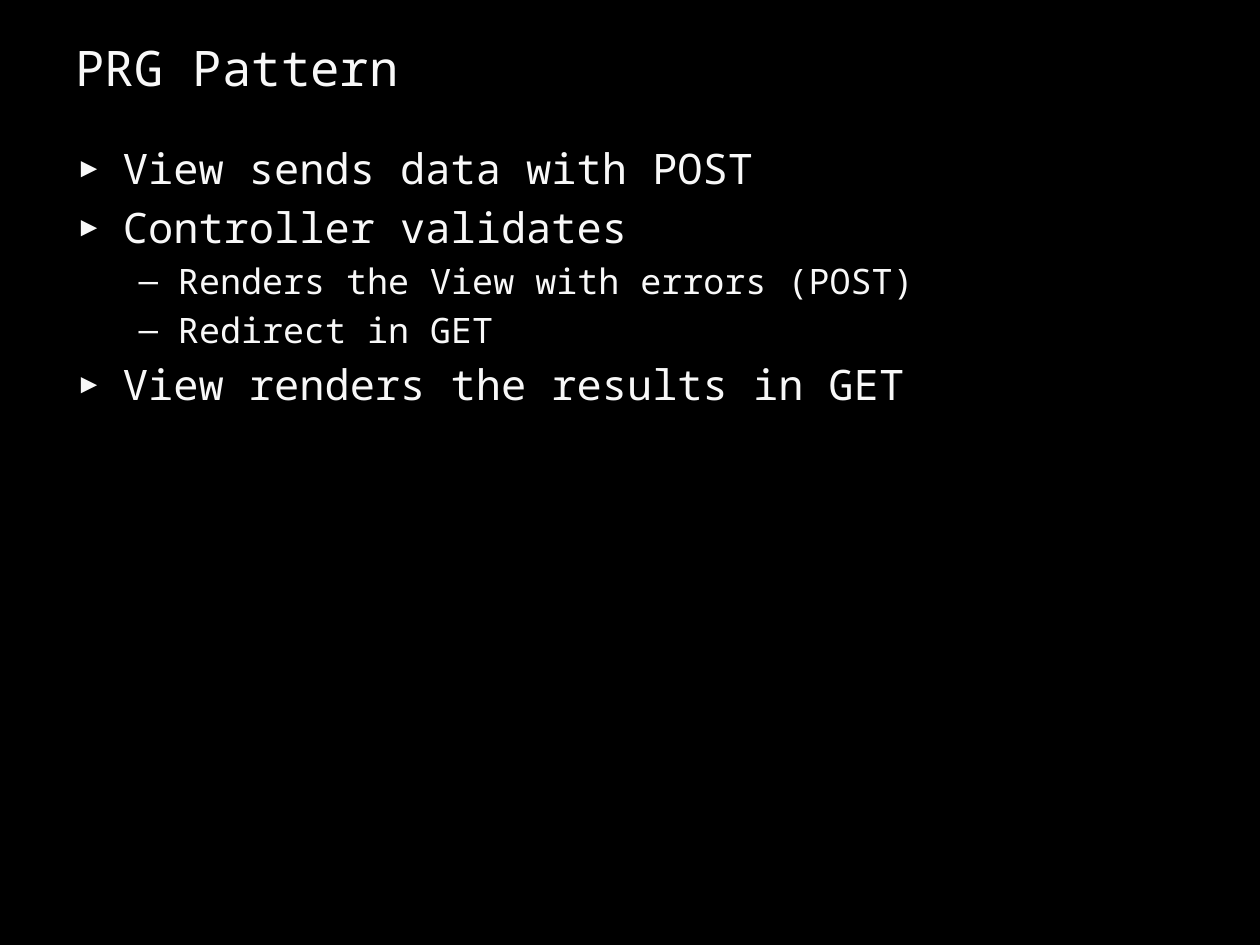
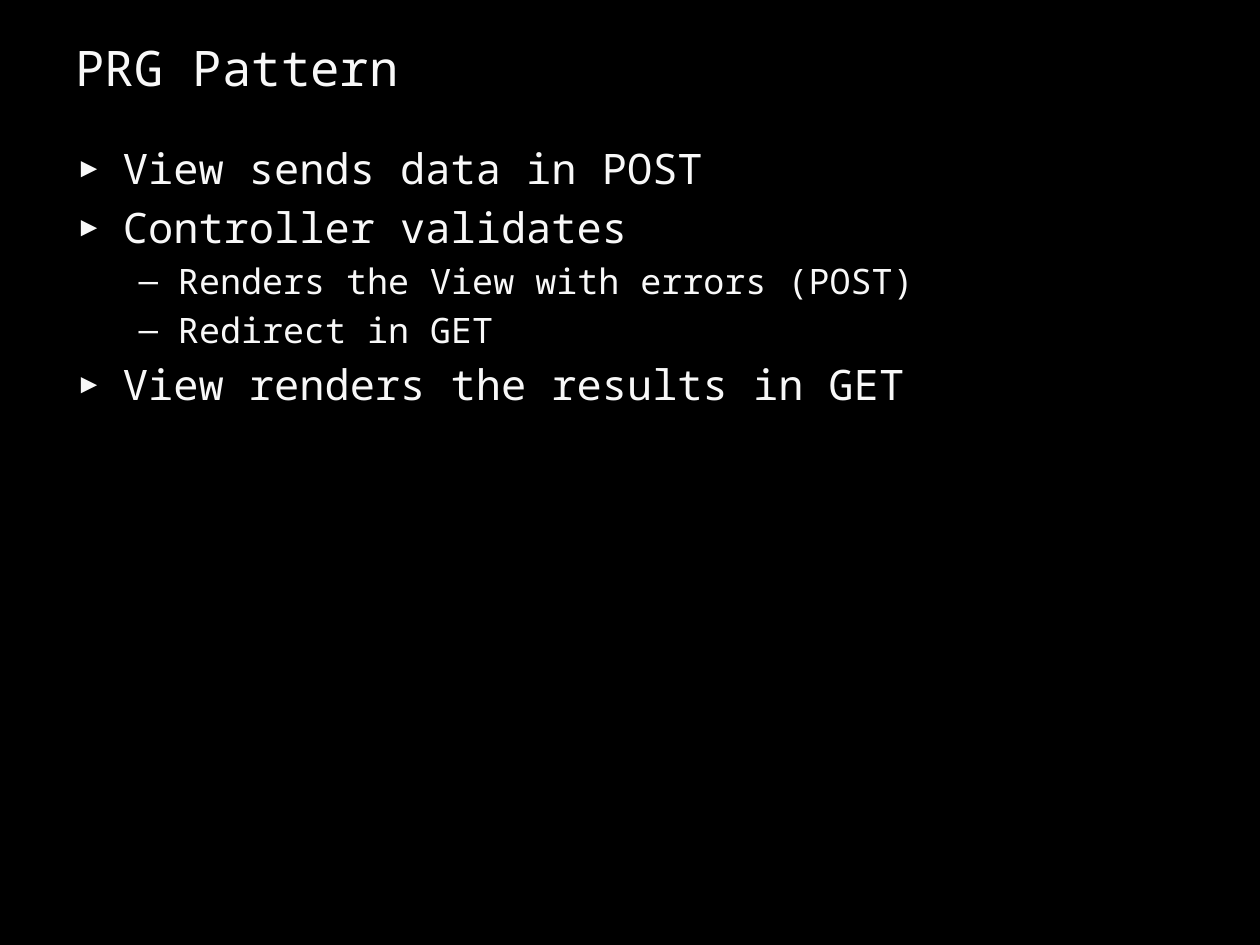
Before and after one commit to aragorn55/codeclimber, a slide deck: slide 27 of CommunityTalks/October 09 - DotNetRomaCesta/ASPNET MVC Framework - Best Practices - ENG.pptx. Drawn at 1260x945 pixels with LibreOffice and Linux fonts; fonts in the diff are those of the drawing. Boxes give left, top, right and bottom in pixels: in the first picture for what was removed or moved away, otherwise in the second. Text is boxed around its words. In the diff, an @@ line names an element or a change of style, - is before the commit and + after.

```diff
--- a/CommunityTalks/October 09 - DotNetRomaCesta/ASPNET MVC Framework - Best Practices - ENG.pptx
+++ b/CommunityTalks/October 09 - DotNetRomaCesta/ASPNET MVC Framework - Best Practices - ENG.pptx
@@ text at (123, 152, 703, 185): text changed @@
-► View sends data with POST
+► View sends data in POST
```
Also in this commit, not shown: 8 other slides changed.
